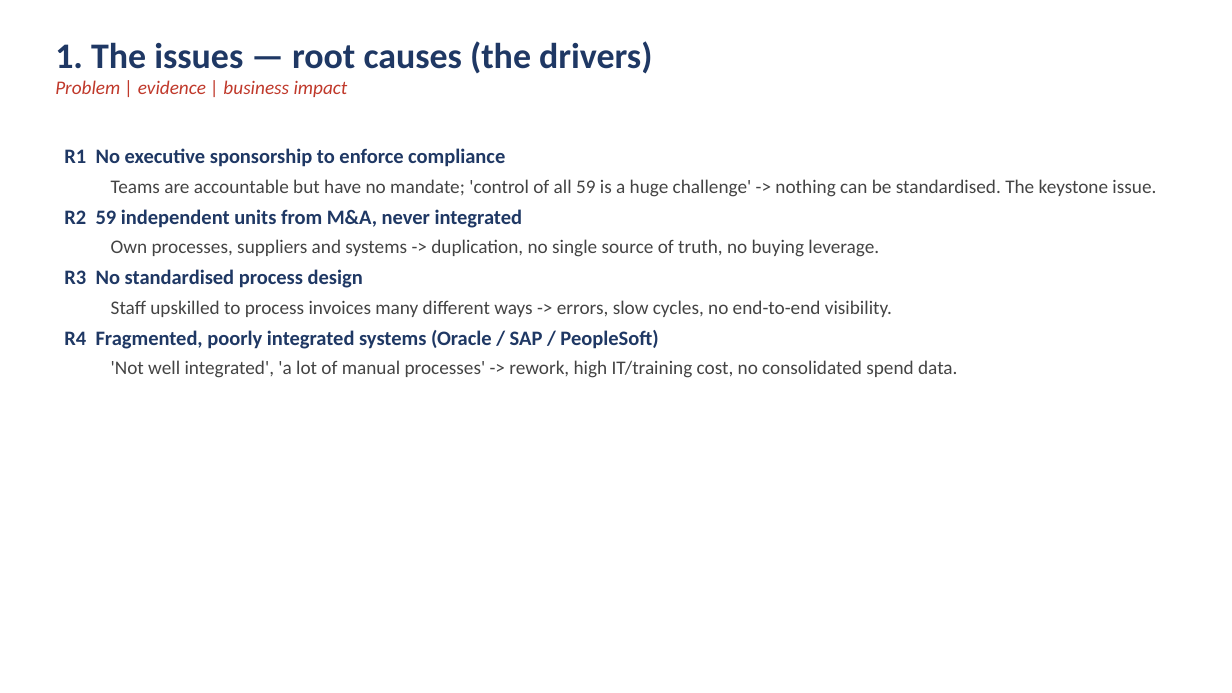
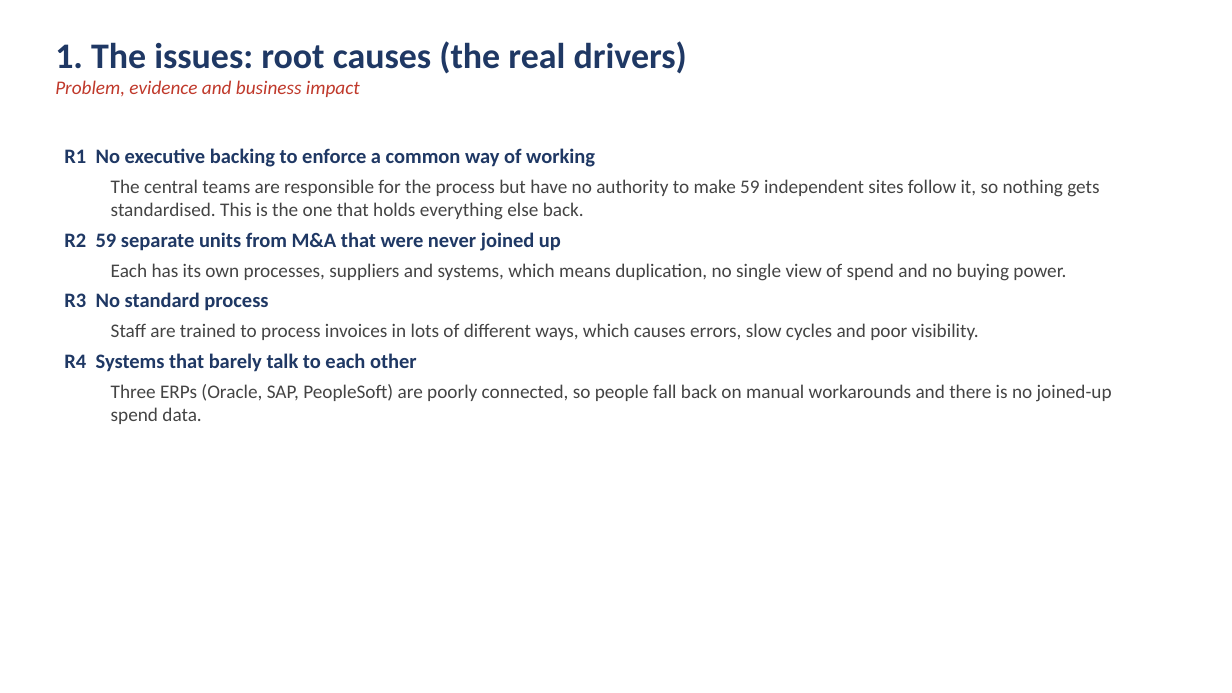
Before and after one commit to DAVIDEJI20/-irri-website, a slide deck: slide 3 of NextTech_Procurement_Analysis.pptx. Drawn at 1232x693 pixels with LibreOffice and Linux fonts; fonts in the diff are those of the drawing. Boxes give left, top, right and bottom in pixels: in the first picture for what was removed or moved away, otherwise in the second. Text is boxed around its words. In the diff, an @@ line names an element or a change of style, - is before the commit and + after.

```diff
--- a/NextTech_Procurement_Analysis.pptx
+++ b/NextTech_Procurement_Analysis.pptx
@@ text at (x1=55, y1=41, x2=687, y2=97): text changed @@
-1. The issues — root causes (the drivers)
-Problem | evidence | business impact
+1. The issues: root causes (the real drivers)
+Problem, evidence and business impact
@@ text at (x1=64, y1=148, x2=1112, y2=424): text changed @@
-R1 No executive sponsorship to enforce compliance
-  Teams are accountable but have no mandate; 'control of all 59 is a huge challenge' -> nothing can be standardised. The keystone issue.
-R2 59 independent units from M&A, never integrated
-  Own processes, suppliers and systems -> duplication, no single source of truth, no buying leverage.
-R3 No standardised process design
-  Staff upskilled to process invoices many different ways -> errors, slow cycles, no end-to-end visibility.
-R4 Fragmented, poorly integrated systems (Oracle / SAP / PeopleSoft)
-  'Not well integrated', 'a lot of manual processes' -> rework, high IT/training cost, no consolidated spend data.
+R1 No executive backing to enforce a common way of working
+  The central teams are responsible for the process but have no authority to make 59 independent sites follow it, so nothing gets standardised. This is the one that holds everything else back.
+R2 59 separate units from M&A that were never joined up
+  Each has its own processes, suppliers and systems, which means duplication, no single view of spend and no buying power.
+R3 No standard process
+  Staff are trained to process invoices in lots of different ways, which causes errors, slow cycles and poor visibility.
+R4 Systems that barely talk to each other
+  Three ERPs (Oracle, SAP, PeopleSoft) are poorly connected, so people fall back on manual workarounds and there is no joined-up spend data.
```
Also in this commit, not shown: 11 other slides changed, 1 other file.
